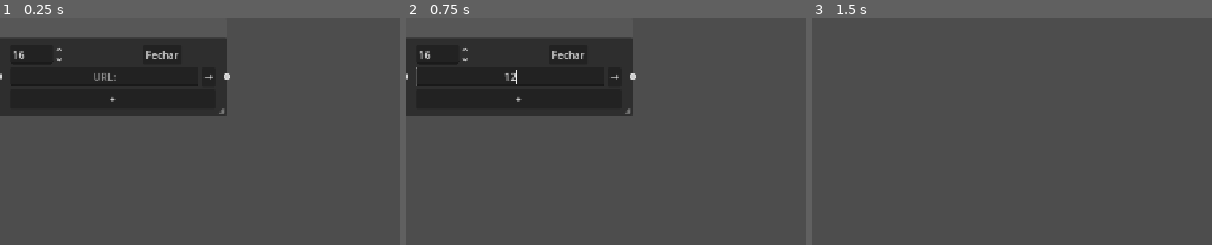
Above: before the commit, frames 1-3 (left to right).
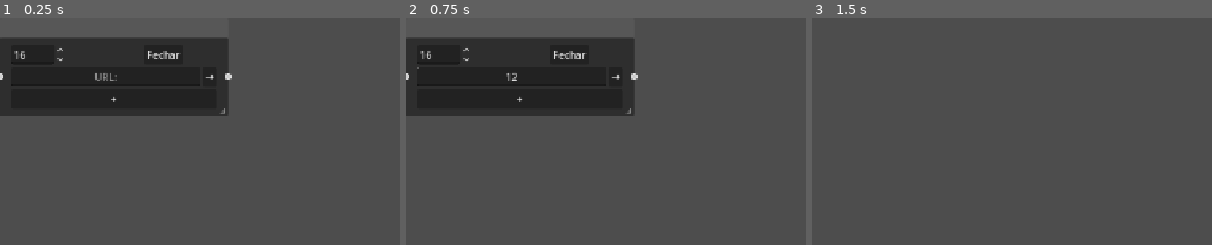
Above: after the commit, the same moments.

Repository: Miguel-de-Souza/Map-infinity
Game: Godot game, scene res://tscn/graph_node_URL.tscn
Two runs of this game, one before a commit and one after it. Both use one fixed random seed, a clock stepped at 60 frames per second and the inputs below. This scene is started directly instead of the project's main scene.
Inputs (mouse positions are % of the whole screen's width and height, from its top left):
- Up to frame 1 (0.25 s): no input
- Up to frame 2 (0.75 s): click (13, 13) at 0.52 s; type "12" at 0.6 s
- Up to frame 3 (1.5 s): click "Fechar" at 1.25 s
The pictures show only the part of the screen within x 0-50%, y 0-50%; the shares and areas given below are measured in that part.

The runs differ from the first frame. In frame 1, 0.6% of the frame differs, in the area x 0-58%, y 13-43%; in frame 2, 0.5%; in frame 3, nothing differs.

Commit message:
Remoção de arquivos duplicados 0.0.4

Diff:
--- a/Scripts/graph_edit.gd
+++ b/Scripts/graph_edit.gd
@@ -129,13 +129,13 @@
 
 	match  id:
 		1:
-			nodesGraph = preload("res://graph_node.tscn").instantiate()
+			nodesGraph = preload("res://tscn/graph_node.tscn").instantiate()
 
 		2:
-			nodesGraph = preload("res://graph_node_color.tscn").instantiate()
+			nodesGraph = preload("res://tscn/graph_node_color.tscn").instantiate()
 
 		3:
-			nodesGraph = preload("res://graph_node_URL.tscn").instantiate()
+			nodesGraph = preload("res://tscn/graph_node_URL.tscn").instantiate()
 
 	nodesGraph.name = "Node_" + str(Time.get_ticks_usec())
 
--- a/graph_node.tscn
+++ /dev/null
@@ -1,132 +0,0 @@
-[gd_scene format=3 uid="uid://excut3nknqvk"]
-
-[ext_resource type="Script" uid="uid://djcd2bpvg161x" path="res://Scripts/graph_node.gd" id="1_iusu8"]
-
-[node name="GraphNode" type="GraphNode" unique_id=1672945934 node_paths=PackedStringArray("note", "title_line", "size_fonts", "font_size")]
-anchors_preset = 8
-anchor_left = 0.5
-anchor_top = 0.5
-anchor_right = 0.5
-anchor_bottom = 0.5
-offset_left = -635.0
-offset_top = -360.0
-offset_right = -229.0
-offset_bottom = -15.0
-grow_horizontal = 2
-grow_vertical = 2
-theme_override_constants/separation = 4
-resizable = true
-slot/0/left_enabled = false
-slot/0/left_type = 0
-slot/0/left_color = Color(1, 1, 1, 1)
-slot/0/left_icon = null
-slot/0/right_enabled = false
-slot/0/right_type = 0
-slot/0/right_color = Color(1, 1, 1, 1)
-slot/0/right_icon = null
-slot/0/draw_stylebox = true
-slot/1/left_enabled = true
-slot/1/left_type = 0
-slot/1/left_color = Color(1, 1, 1, 1)
-slot/1/left_icon = null
-slot/1/right_enabled = true
-slot/1/right_type = 0
-slot/1/right_color = Color(1, 1, 1, 1)
-slot/1/right_icon = null
-slot/1/draw_stylebox = true
-slot/2/left_enabled = false
-slot/2/left_type = 0
-slot/2/left_color = Color(1, 1, 1, 1)
-slot/2/left_icon = null
-slot/2/right_enabled = false
-slot/2/right_type = 0
-slot/2/right_color = Color(1, 1, 1, 1)
-slot/2/right_icon = null
-slot/2/draw_stylebox = true
-slot/3/left_enabled = false
-slot/3/left_type = 0
-slot/3/left_color = Color(1, 1, 1, 1)
-slot/3/left_icon = null
-slot/3/right_enabled = false
-slot/3/right_type = 0
-slot/3/right_color = Color(1, 1, 1, 1)
-slot/3/right_icon = null
-slot/3/draw_stylebox = true
-script = ExtResource("1_iusu8")
-note = NodePath("Notepad")
-title_line = NodePath("Ttle")
-size_fonts = NodePath("Container Tool/Container Left/Container Size/Container Size Block/Font Size")
-font_size = NodePath("Container Tool/Container Left/Container Size/Container Size Title/Font Size Title")
-metadata/_edit_horizontal_guides_ = [-8.0, -8.0]
-
-[node name="Ttle" type="LineEdit" parent="." unique_id=577137378]
-layout_mode = 2
-placeholder_text = "Título"
-alignment = 1
-expand_to_text_length = true
-
-[node name="Container Tool" type="HBoxContainer" parent="." unique_id=1614242062]
-layout_mode = 2
-theme_override_constants/separation = 125
-
-[node name="Container Left" type="HBoxContainer" parent="Container Tool" unique_id=327237046]
-layout_mode = 2
-
-[node name="Container Size" type="VBoxContainer" parent="Container Tool/Container Left" unique_id=958391021]
-layout_mode = 2
-
-[node name="Container Size Title" type="HBoxContainer" parent="Container Tool/Container Left/Container Size" unique_id=2122979325]
-layout_mode = 2
-
-[node name="Title" type="Label" parent="Container Tool/Container Left/Container Size/Container Size Title" unique_id=854777974]
-layout_mode = 2
-text = "Título"
-horizontal_alignment = 1
-vertical_alignment = 1
-
-[node name="Font Size Title" type="SpinBox" parent="Container Tool/Container Left/Container Size/Container Size Title" unique_id=397914048]
-layout_mode = 2
-min_value = 1.0
-max_value = 80.0
-value = 16.0
-
-[node name="Container Size Block" type="HBoxContainer" parent="Container Tool/Container Left/Container Size" unique_id=40404927]
-layout_mode = 2
-
-[node name="Block" type="Label" parent="Container Tool/Container Left/Container Size/Container Size Block" unique_id=1671287076]
-layout_mode = 2
-text = "Bloco"
-
-[node name="Font Size" type="SpinBox" parent="Container Tool/Container Left/Container Size/Container Size Block" unique_id=331735634]
-layout_mode = 2
-min_value = 1.0
-max_value = 120.0
-value = 16.0
-
-[node name="Button Lista" type="Button" parent="Container Tool/Container Left" unique_id=548686957]
-layout_mode = 2
-text = "Lista"
-
-[node name="CheckBox" type="Button" parent="Container Tool" unique_id=499506831]
-layout_mode = 2
-text = "Fechar"
-
-[node name="Notepad" type="TextEdit" parent="." unique_id=1833819988]
-clip_contents = true
-custom_minimum_size = Vector2(100, 150)
-layout_mode = 2
-placeholder_text = "Bloco"
-scroll_fit_content_height = true
-scroll_fit_content_width = true
-
-[node name="Button Add" type="Button" parent="." unique_id=1867466557]
-layout_mode = 2
-text = "+"
-
-[connection signal="node_deselected" from="." to="." method="_on_node_deselected"]
-[connection signal="node_selected" from="." to="." method="_on_node_selected"]
-[connection signal="value_changed" from="Container Tool/Container Left/Container Size/Container Size Title/Font Size Title" to="." method="_on_font_size_title_value_changed"]
-[connection signal="value_changed" from="Container Tool/Container Left/Container Size/Container Size Block/Font Size" to="." method="_on_font_size_value_changed"]
-[connection signal="pressed" from="Container Tool/Container Left/Button Lista" to="." method="_on_button_lista_pressed"]
-[connection signal="pressed" from="Container Tool/CheckBox" to="." method="_on_check_box_pressed"]
-[connection signal="pressed" from="Button Add" to="." method="_on_button_add_pressed"]
--- a/graph_node_URL.tscn
+++ /dev/null
@@ -1,95 +0,0 @@
-[gd_scene format=3 uid="uid://ci4galkmc7v4a"]
-
-[ext_resource type="Script" uid="uid://bje5q4v3if27r" path="res://Scripts/graph_node_URL.gd" id="1_lo1fl"]
-
-[node name="GraphNode" type="GraphNode" unique_id=1672945934 node_paths=PackedStringArray("url", "size_fonts")]
-anchors_preset = 8
-anchor_left = 0.5
-anchor_top = 0.5
-anchor_right = 0.5
-anchor_bottom = 0.5
-offset_left = -635.0
-offset_top = -360.0
-offset_right = -278.0
-offset_bottom = -204.0
-grow_horizontal = 2
-grow_vertical = 2
-theme_override_constants/separation = 4
-resizable = true
-slot/0/left_enabled = false
-slot/0/left_type = 0
-slot/0/left_color = Color(1, 1, 1, 1)
-slot/0/left_icon = null
-slot/0/right_enabled = false
-slot/0/right_type = 0
-slot/0/right_color = Color(1, 1, 1, 1)
-slot/0/right_icon = null
-slot/0/draw_stylebox = true
-slot/1/left_enabled = true
-slot/1/left_type = 0
-slot/1/left_color = Color(1, 1, 1, 1)
-slot/1/left_icon = null
-slot/1/right_enabled = true
-slot/1/right_type = 0
-slot/1/right_color = Color(1, 1, 1, 1)
-slot/1/right_icon = null
-slot/1/draw_stylebox = true
-slot/2/left_enabled = false
-slot/2/left_type = 0
-slot/2/left_color = Color(1, 1, 1, 1)
-slot/2/left_icon = null
-slot/2/right_enabled = false
-slot/2/right_type = 0
-slot/2/right_color = Color(1, 1, 1, 1)
-slot/2/right_icon = null
-slot/2/draw_stylebox = true
-script = ExtResource("1_lo1fl")
-url = NodePath("HBoxContainer/URL")
-size_fonts = NodePath("Container/Container Size/Container Size Title/Font Size Title")
-metadata/_edit_horizontal_guides_ = [-8.0, -8.0]
-
-[node name="Container" type="HBoxContainer" parent="." unique_id=1614242062]
-layout_mode = 2
-theme_override_constants/separation = 125
-
-[node name="Container Size" type="VBoxContainer" parent="Container" unique_id=958391021]
-layout_mode = 2
-
-[node name="Container Size Title" type="HBoxContainer" parent="Container/Container Size" unique_id=2122979325]
-layout_mode = 2
-
-[node name="Font Size Title" type="SpinBox" parent="Container/Container Size/Container Size Title" unique_id=397914048]
-layout_mode = 2
-min_value = 1.0
-max_value = 80.0
-value = 16.0
-
-[node name="CheckBox" type="Button" parent="Container" unique_id=499506831]
-layout_mode = 2
-text = "Fechar"
-
-[node name="HBoxContainer" type="HBoxContainer" parent="." unique_id=2072020754]
-layout_mode = 2
-
-[node name="URL" type="LineEdit" parent="HBoxContainer" unique_id=577137378]
-clip_contents = true
-custom_minimum_size = Vector2(300, 0)
-layout_mode = 2
-placeholder_text = "URL:"
-alignment = 1
-expand_to_text_length = true
-
-[node name="Go URL" type="Button" parent="HBoxContainer" unique_id=1017148609]
-layout_mode = 2
-text = "→"
-
-[node name="Button Add" type="Button" parent="." unique_id=1867466557]
-layout_mode = 2
-text = "+"
-
-[connection signal="node_deselected" from="." to="." method="_on_node_deselected"]
-[connection signal="node_selected" from="." to="." method="_on_node_selected"]
-[connection signal="value_changed" from="Container/Container Size/Container Size Title/Font Size Title" to="." method="_on_font_size_title_value_changed"]
-[connection signal="pressed" from="Container/CheckBox" to="." method="_on_check_box_pressed"]
-[connection signal="pressed" from="HBoxContainer/Go URL" to="." method="_on_go_url_pressed"]
-[connection signal="pressed" from="Button Add" to="." method="_on_button_add_pressed"]
--- a/graph_node_color.tscn
+++ /dev/null
@@ -1,106 +0,0 @@
-[gd_scene format=3 uid="uid://dbdw60boboltf"]
-
-[ext_resource type="Script" uid="uid://kid0ouwfay50" path="res://Scripts/graph_node_color.gd" id="1_mktjo"]
-
-[node name="GraphNode" type="GraphNode" unique_id=1672945934 node_paths=PackedStringArray("title_line", "size_fonts", "color")]
-anchors_preset = 8
-anchor_left = 0.5
-anchor_top = 0.5
-anchor_right = 0.5
-anchor_bottom = 0.5
-offset_left = -635.0
-offset_top = -360.0
-offset_right = -278.0
-offset_bottom = 30.0
-grow_horizontal = 2
-grow_vertical = 2
-theme_override_constants/separation = 4
-resizable = true
-slot/0/left_enabled = false
-slot/0/left_type = 0
-slot/0/left_color = Color(1, 1, 1, 1)
-slot/0/left_icon = null
-slot/0/right_enabled = false
-slot/0/right_type = 0
-slot/0/right_color = Color(1, 1, 1, 1)
-slot/0/right_icon = null
-slot/0/draw_stylebox = true
-slot/1/left_enabled = true
-slot/1/left_type = 0
-slot/1/left_color = Color(1, 1, 1, 1)
-slot/1/left_icon = null
-slot/1/right_enabled = true
-slot/1/right_type = 0
-slot/1/right_color = Color(1, 1, 1, 1)
-slot/1/right_icon = null
-slot/1/draw_stylebox = true
-slot/2/left_enabled = false
-slot/2/left_type = 0
-slot/2/left_color = Color(1, 1, 1, 1)
-slot/2/left_icon = null
-slot/2/right_enabled = false
-slot/2/right_type = 0
-slot/2/right_color = Color(1, 1, 1, 1)
-slot/2/right_icon = null
-slot/2/draw_stylebox = true
-slot/3/left_enabled = false
-slot/3/left_type = 0
-slot/3/left_color = Color(1, 1, 1, 1)
-slot/3/left_icon = null
-slot/3/right_enabled = false
-slot/3/right_type = 0
-slot/3/right_color = Color(1, 1, 1, 1)
-slot/3/right_icon = null
-slot/3/draw_stylebox = true
-script = ExtResource("1_mktjo")
-title_line = NodePath("Ttle")
-size_fonts = NodePath("Container/Container Size/Container Size Title/Font Size Title")
-color = NodePath("ColorPickerButton")
-metadata/_edit_horizontal_guides_ = [-8.0, -8.0]
-
-[node name="Ttle" type="LineEdit" parent="." unique_id=577137378]
-layout_mode = 2
-placeholder_text = "Título"
-alignment = 1
-expand_to_text_length = true
-
-[node name="Container" type="HBoxContainer" parent="." unique_id=1614242062]
-layout_mode = 2
-theme_override_constants/separation = 125
-
-[node name="Container Size" type="VBoxContainer" parent="Container" unique_id=958391021]
-layout_mode = 2
-
-[node name="Container Size Title" type="HBoxContainer" parent="Container/Container Size" unique_id=2122979325]
-layout_mode = 2
-
-[node name="Title" type="Label" parent="Container/Container Size/Container Size Title" unique_id=854777974]
-layout_mode = 2
-text = "Título"
-horizontal_alignment = 1
-vertical_alignment = 1
-
-[node name="Font Size Title" type="SpinBox" parent="Container/Container Size/Container Size Title" unique_id=397914048]
-layout_mode = 2
-min_value = 1.0
-max_value = 80.0
-value = 16.0
-
-[node name="CheckBox" type="Button" parent="Container" unique_id=499506831]
-layout_mode = 2
-text = "Fechar"
-
-[node name="ColorPickerButton" type="ColorPickerButton" parent="." unique_id=1795591820]
-clip_contents = true
-custom_minimum_size = Vector2(0, 230)
-layout_mode = 2
-
-[node name="Button Add" type="Button" parent="." unique_id=1867466557]
-layout_mode = 2
-text = "+"
-
-[connection signal="node_deselected" from="." to="." method="_on_node_deselected"]
-[connection signal="node_selected" from="." to="." method="_on_node_selected"]
-[connection signal="value_changed" from="Container/Container Size/Container Size Title/Font Size Title" to="." method="_on_font_size_title_value_changed"]
-[connection signal="pressed" from="Container/CheckBox" to="." method="_on_check_box_pressed"]
-[connection signal="pressed" from="Button Add" to="." method="_on_button_add_pressed"]
--- a/tscn/graph_node_URL.tscn
+++ b/tscn/graph_node_URL.tscn
@@ -10,7 +10,7 @@
 anchor_bottom = 0.5
 offset_left = -635.0
 offset_top = -360.0
-offset_right = -278.0
+offset_right = -273.0
 offset_bottom = -204.0
 grow_horizontal = 2
 grow_vertical = 2
Not shown: 2 places in tscn/graph_node.tscn that only renumber resources
Not shown: 1 places in tscn/graph_node_URL.tscn that only renumber resources
Not shown: 1 places in tscn/graph_node_color.tscn that only renumber resources
